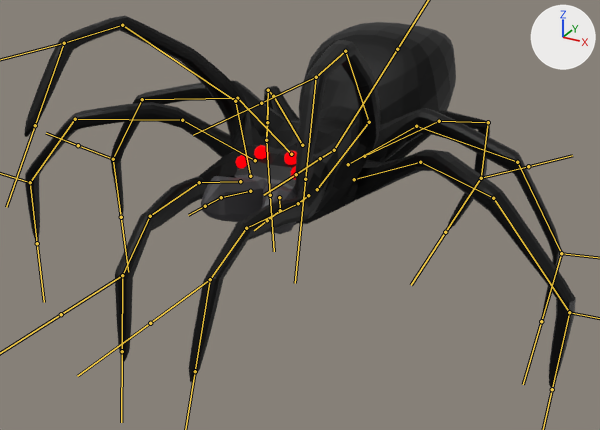
Before and after pictures for a commit that changed the FBX model DungeonsHDRP/Assets/Models/Custom/Spooder/Spooder.fbx.
The view is the same before and after, from a camera (50 mm lens) standing at (1.063, -1.85, 0.938) and looking at (0.033, 0.024, 0.001). Lighting does not change. The marker at upper right points along +X, +Y and +Z. Both versions are drawn at frame 4 of the action 'Armature|Attack'; the numbers are the values there. The bones that bend it are drawn over the model as lines.

The first picture shows 'SpiderMesh'.
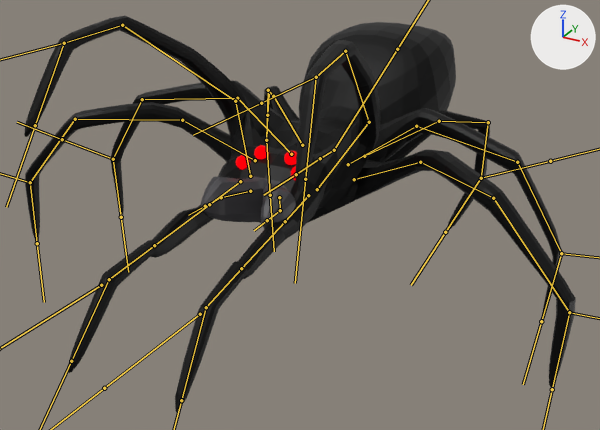
Pixel boxes [x1, y1, x2, y2] of what changed, in the pictures (600 x 430 px):
```json
{"object": "SpiderMesh", "change": "posed", "before": [24, 16, 576, 387], "after": [24, 16, 576, 412], "on screen": "7% taller"}
{"bone": "Leg1_1_R", "before": "(240, 181) to (199, 182)", "after": "(240, 181) to (209, 204)"}
{"bone": "Leg1_2_R", "before": "(199, 182) to (150, 216)", "after": "(209, 204) to (154, 245)"}
{"bone": "Leg1_3_R", "before": "(150, 216) to (122, 275)", "after": "(154, 245) to (109, 279)"}
{"bone": "Leg1_1_L", "before": "(308, 195) to (298, 203)", "after": "(308, 195) to (285, 221)"}
{"bone": "Leg1_2_L", "before": "(298, 203) to (246, 228)", "after": "(285, 221) to (241, 268)"}
{"bone": "Leg1_3_L", "before": "(246, 228) to (210, 279)", "after": "(241, 268) to (206, 307)"}
```

Edits to the scene script, one JSON object a line:
```json
{"block": "bone_leg1_1_r", "where": "bone_leg1_1_r = bpy.data.objects['Armature'].pose.bones['Leg1_1_R']  # child of 'Body'"}
{"op": "set", "path": "bone_leg1_1_r.rotation_quaternion", "old": "(0.978, 0.176, -0.038, -0.108)", "new": "(0.905, 0.324, -0.027, -0.273)", "note": "degrees (21, -2, -13) -> degrees (37, 7, -31)"}
{"block": "bone_leg1_2_r", "where": "bone_leg1_2_r = bpy.data.objects['Armature'].pose.bones['Leg1_2_R']  # child of 'Leg1_1_R'"}
{"op": "set", "path": "bone_leg1_2_r.rotation_quaternion", "old": "(0.997, -0.02, -0.032, 0.069)", "new": "(0.951, -0.159, -0.051, 0.261)", "note": "degrees (-3, -3, 8) -> degrees (-19, -1, 31)"}
{"block": "bone_leg1_3_r", "where": "bone_leg1_3_r = bpy.data.objects['Armature'].pose.bones['Leg1_3_R']  # child of 'Leg1_2_R'"}
{"op": "set", "path": "bone_leg1_3_r.rotation_quaternion", "old": "(0.973, -0.226, -0.001, 0.052)", "new": "(0.839, -0.539, -0.024, 0.069)", "note": "degrees (-26, 1, 6) -> degrees (-65, 2, 8)"}
{"block": "bone_leg1_1_l", "where": "bone_leg1_1_l = bpy.data.objects['Armature'].pose.bones['Leg1_1_L']  # child of 'Body'"}
{"op": "set", "path": "bone_leg1_1_l.rotation_quaternion", "old": "(0.976, 0.169, 0.024, 0.132)", "new": "(0.905, 0.324, 0.027, 0.273)", "note": "degrees (20, 0, 15) -> degrees (37, -7, 31)"}
{"block": "bone_leg1_2_l", "where": "bone_leg1_2_l = bpy.data.objects['Armature'].pose.bones['Leg1_2_L']  # child of 'Leg1_1_L'"}
{"op": "set", "path": "bone_leg1_2_l.rotation_quaternion", "old": "(0.991, -0.079, 0.038, -0.101)", "new": "(0.951, -0.159, 0.051, -0.261)", "note": "degrees (-9, 3, -12) -> degrees (-19, 1, -31)"}
{"block": "bone_leg1_3_l", "where": "bone_leg1_3_l = bpy.data.objects['Armature'].pose.bones['Leg1_3_L']  # child of 'Leg1_2_L'"}
{"op": "set", "path": "bone_leg1_3_l.rotation_quaternion", "old": "(0.945, -0.32, 0.001, -0.068)", "new": "(0.839, -0.539, 0.024, -0.069)", "note": "degrees (-37, -2, -7) -> degrees (-65, -2, -8)"}
```
